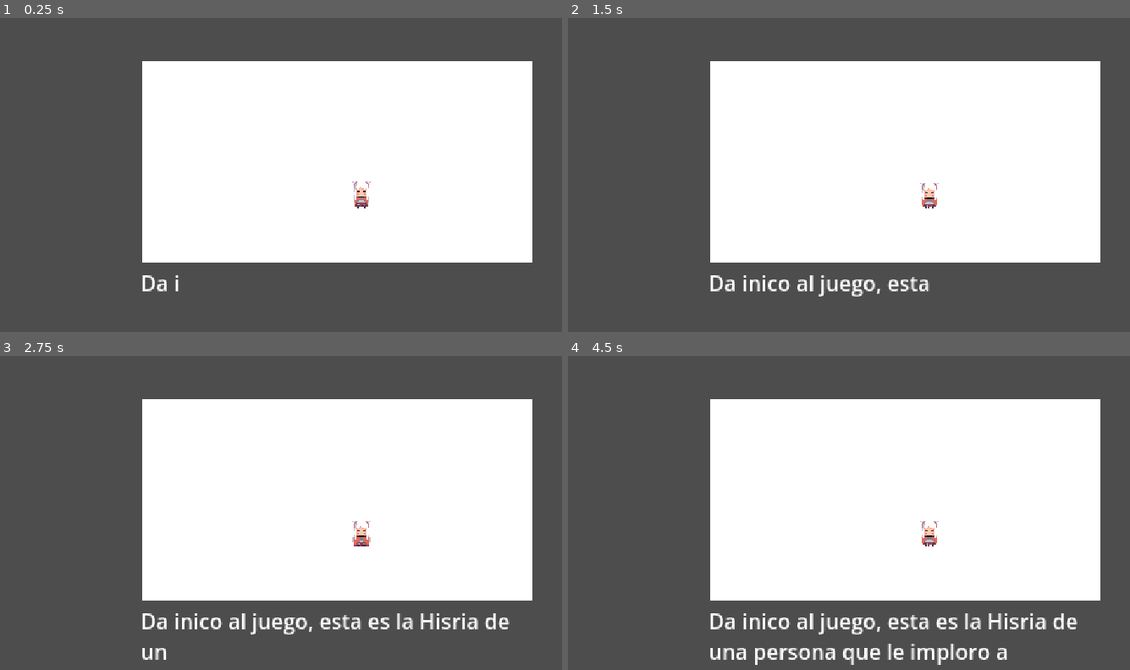
Above: before the commit, frames 1-4 (two rows, left to right).
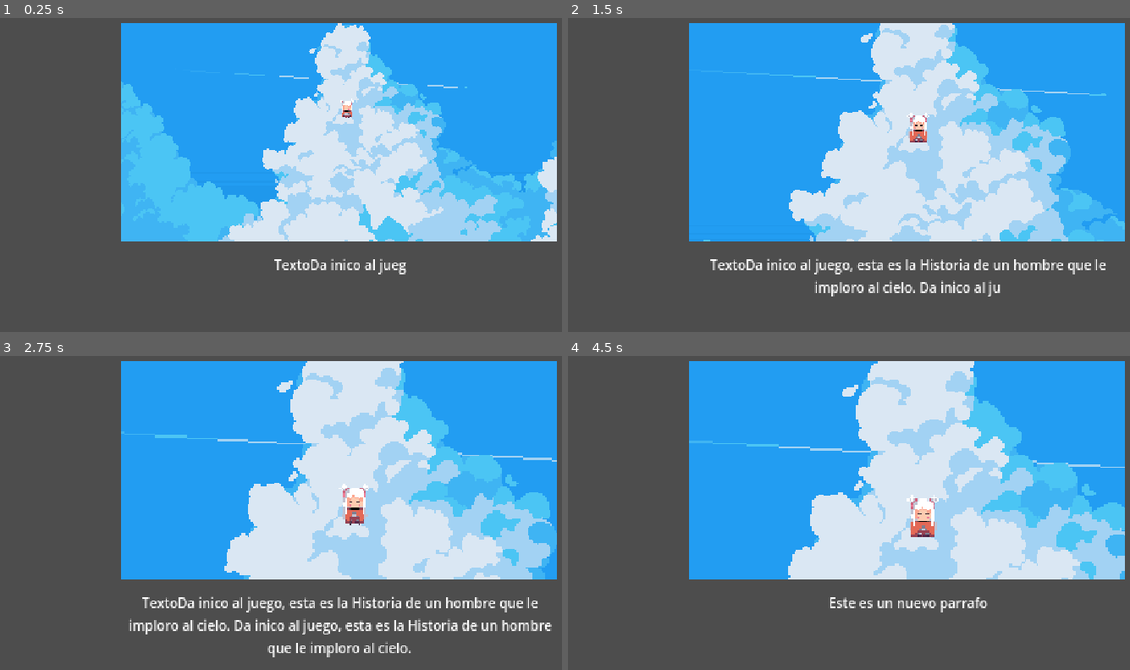
Above: after the commit, the same moments.

Repository: danielmiranda0099/jam-rayuela-2024
Game: Godot game, scene res://Levels/main.tscn
The game is run twice, just before and just after one commit, with the same random seed, the same clock (stepped at 60 frames per second) and the same inputs.
Inputs:
- Up to frame 1 (0.25 s): no input
- Up to frame 2 (1.5 s): tap Enter (ui_accept) at 0.5, 0.77 s
- Up to frame 3 (2.75 s): tap Enter (ui_accept) at 1.52 s
- Up to frame 4 (4.5 s): tap Enter (ui_accept) at 3.02, 3.77 s

The runs differ from the first frame. In frame 1, 59% of the frame differs, in the area x 21-100%, y 1-88%; in frame 2, 61%; in frame 3, 62%, in the area x 21-100%, y 1-97%; in frame 4, 61%.

Commit message:
[ADD FIX UP]

Diff:
--- a/Cinematics/open.json
+++ b/Cinematics/open.json
@@ -2,12 +2,23 @@
  "SCENE": {
     "ANIM": ["%Animation", "Idle"],
     "TEXT": [
-      "Da inico al juego, esta es la Hisria de una persona que le imploro al cielo.",
+      "Da inico al juego, esta es la Historia de un hombre que le imploro al cielo. Da inico al juego, esta es la Historia de un hombre que le imploro al cielo.",
       "Este es un nuevo parrafo"
     ],
     "EVENT": "event_finish",
+
     "ANIM_2": ["%AnimationPosition", "knight_run"],
     "EVENT_2": "event_finish",
-    "TEXT_2": ["Este Texto se reproduce solo despues de animacion"]
+
+    "TEXT_2": ["Este Texto se reproduce solo despues de animacion"],
+    "EVENT_3": "event_finish",
+
+    "TYPE": "text",
+    "TEXT_3": ["Todos los perros del vecindario empezaron a ladrar, mi familia no le dio importancia. En el notociero reportaron que el hecho ocurrio en todo el planeta,mis padres lo viero comoun hecho curioso, yo era un niño que podia saber. "],
+    "EVENT_4": "event_finish",
+
+    "TYPE_2": "cinematic",
+    "ANIM_3": ["%AnimationPosition", "knight_run"],
+    "TEXT_4": ["20 De Julio Año 202X"]
   }
 }
--- /dev/null
+++ b/Levels/cinematic_controller.tscn
@@ -0,0 +1,48 @@
+[gd_scene load_steps=3 format=3 uid="uid://dgk5ri4ljt3dr"]
+
+[ext_resource type="Script" path="res://Scripts/cinematic-controller.gd" id="1_stjcw"]
+[ext_resource type="PackedScene" uid="uid://cxo618sv13347" path="res://Levels/test-animation.tscn" id="2_uainl"]
+
+[node name="CinematicController" type="Node2D"]
+script = ExtResource("1_stjcw")
+
+[node name="AnimationViewportContainer" type="SubViewportContainer" parent="."]
+offset_left = 91.0
+offset_top = 8.0
+offset_right = 421.0
+offset_bottom = 173.0
+
+[node name="AnimationSubViewport" type="SubViewport" parent="AnimationViewportContainer"]
+unique_name_in_owner = true
+handle_input_locally = false
+canvas_item_default_texture_filter = 0
+size = Vector2i(330, 165)
+render_target_update_mode = 4
+
+[node name="Cinematic" parent="AnimationViewportContainer/AnimationSubViewport" instance=ExtResource("2_uainl")]
+
+[node name="TextContainer" type="Control" parent="."]
+layout_mode = 3
+anchors_preset = 0
+offset_left = 107.0
+offset_top = 37.0
+offset_right = 402.0
+offset_bottom = 189.0
+
+[node name="Text" type="Label" parent="TextContainer"]
+unique_name_in_owner = true
+layout_mode = 1
+anchors_preset = 12
+anchor_top = 1.0
+anchor_right = 1.0
+anchor_bottom = 1.0
+offset_left = -14.0
+offset_top = -5.0
+offset_right = 19.0
+offset_bottom = 106.0
+grow_horizontal = 2
+grow_vertical = 0
+theme_override_font_sizes/font_size = 10
+text = "Texto"
+horizontal_alignment = 1
+autowrap_mode = 2
--- a/Levels/main.tscn
+++ b/Levels/main.tscn
@@ -1,167 +1,7 @@
-[gd_scene load_steps=11 format=3 uid="uid://cd4tg0wvwdevc"]
+[gd_scene load_steps=2 format=3 uid="uid://cd4tg0wvwdevc"]
 
-[ext_resource type="Script" path="res://Scripts/animated-controller.gd" id="1_pnp5b"]
-[ext_resource type="Texture2D" uid="uid://b4qrlm5n806j4" path="res://assets/test/Girl-Sheet.png" id="2_lv83r"]
-[ext_resource type="Texture2D" uid="uid://6dnu8nowxnp3" path="res://assets/test/Run.png" id="3_rdqwx"]
-
-[sub_resource type="Animation" id="Animation_givcd"]
-resource_name = "Idle"
-loop_mode = 1
-step = 0.125
-tracks/0/type = "value"
-tracks/0/imported = false
-tracks/0/enabled = true
-tracks/0/path = NodePath(".:frame")
-tracks/0/interp = 1
-tracks/0/loop_wrap = true
-tracks/0/keys = {
-"times": PackedFloat32Array(0, 0.25, 0.5, 0.75),
-"transitions": PackedFloat32Array(1, 1, 1, 1),
-"update": 1,
-"values": [0, 1, 2, 3]
-}
-
-[sub_resource type="Animation" id="Animation_jui6p"]
-resource_name = "Knight_run"
-loop_mode = 1
-step = 0.125
-tracks/0/type = "value"
-tracks/0/imported = false
-tracks/0/enabled = true
-tracks/0/path = NodePath("../Sprite2D2:frame")
-tracks/0/interp = 1
-tracks/0/loop_wrap = true
-tracks/0/keys = {
-"times": PackedFloat32Array(0, 0.125, 0.25, 0.375, 0.5, 0.625, 0.75, 0.875),
-"transitions": PackedFloat32Array(1, 1, 1, 1, 1, 1, 1, 1),
-"update": 1,
-"values": [0, 1, 2, 3, 4, 5, 6, 7]
-}
-
-[sub_resource type="Animation" id="Animation_bbo7n"]
-length = 0.001
-tracks/0/type = "value"
-tracks/0/imported = false
-tracks/0/enabled = true
-tracks/0/path = NodePath(".:frame")
-tracks/0/interp = 1
-tracks/0/loop_wrap = true
-tracks/0/keys = {
-"times": PackedFloat32Array(0),
-"transitions": PackedFloat32Array(1),
-"update": 1,
-"values": [1]
-}
-tracks/1/type = "value"
-tracks/1/imported = false
-tracks/1/enabled = true
-tracks/1/path = NodePath("../Sprite2D2:frame")
-tracks/1/interp = 1
-tracks/1/loop_wrap = true
-tracks/1/keys = {
-"times": PackedFloat32Array(0),
-"transitions": PackedFloat32Array(1),
-"update": 1,
-"values": [0]
-}
-
-[sub_resource type="AnimationLibrary" id="AnimationLibrary_gt1rn"]
-_data = {
-"Idle": SubResource("Animation_givcd"),
-"Knight_run": SubResource("Animation_jui6p"),
-"RESET": SubResource("Animation_bbo7n")
-}
-
-[sub_resource type="Animation" id="Animation_1a2ux"]
-length = 0.001
-tracks/0/type = "value"
-tracks/0/imported = false
-tracks/0/enabled = true
-tracks/0/path = NodePath("Sprite2D2:position")
-tracks/0/interp = 1
-tracks/0/loop_wrap = true
-tracks/0/keys = {
-"times": PackedFloat32Array(0),
-"transitions": PackedFloat32Array(1),
-"update": 0,
-"values": [Vector2(-50, 124)]
-}
-
-[sub_resource type="Animation" id="Animation_ayy8c"]
-resource_name = "knight_run"
-length = 3.0
-tracks/0/type = "value"
-tracks/0/imported = false
-tracks/0/enabled = true
-tracks/0/path = NodePath("Sprite2D2:position")
-tracks/0/interp = 1
-tracks/0/loop_wrap = true
-tracks/0/keys = {
-"times": PackedFloat32Array(0, 3),
-"transitions": PackedFloat32Array(1, 1),
-"update": 0,
-"values": [Vector2(-30, 122), Vector2(247, 124)]
-}
-
-[sub_resource type="AnimationLibrary" id="AnimationLibrary_qb06h"]
-_data = {
-"RESET": SubResource("Animation_1a2ux"),
-"knight_run": SubResource("Animation_ayy8c")
-}
+[ext_resource type="PackedScene" uid="uid://dgk5ri4ljt3dr" path="res://Levels/cinematic_controller.tscn" id="1_batek"]
 
 [node name="Main" type="Node"]
 
-[node name="AnimatedController" type="Control" parent="."]
-layout_mode = 3
-anchors_preset = 0
-offset_left = 107.0
-offset_top = 37.0
-offset_right = 402.0
-offset_bottom = 189.0
-script = ExtResource("1_pnp5b")
-
-[node name="ColorRect" type="ColorRect" parent="AnimatedController"]
-layout_mode = 1
-anchors_preset = 15
-anchor_right = 1.0
-anchor_bottom = 1.0
-grow_horizontal = 2
-grow_vertical = 2
-
-[node name="Text" type="RichTextLabel" parent="AnimatedController"]
-layout_mode = 1
-anchors_preset = 12
-anchor_top = 1.0
-anchor_right = 1.0
-anchor_bottom = 1.0
-offset_left = -1.0
-offset_top = 4.0
-offset_bottom = 98.0
-grow_horizontal = 2
-grow_vertical = 0
-autowrap_mode = 2
-
-[node name="Animation" type="AnimationPlayer" parent="."]
-unique_name_in_owner = true
-root_node = NodePath("../Sprite2D")
-libraries = {
-"": SubResource("AnimationLibrary_gt1rn")
-}
-
-[node name="AnimationPosition" type="AnimationPlayer" parent="."]
-unique_name_in_owner = true
-libraries = {
-"": SubResource("AnimationLibrary_qb06h")
-}
-
-[node name="Sprite2D" type="Sprite2D" parent="."]
-position = Vector2(273, 136)
-texture = ExtResource("2_lv83r")
-hframes = 44
-frame = 1
-
-[node name="Sprite2D2" type="Sprite2D" parent="."]
-position = Vector2(-50, 124)
-texture = ExtResource("3_rdqwx")
-hframes = 2
-vframes = 4
+[node name="CinematicController" parent="." instance=ExtResource("1_batek")]
--- /dev/null
+++ b/Levels/test-animation.tscn
@@ -0,0 +1,248 @@
+[gd_scene load_steps=17 format=3 uid="uid://cxo618sv13347"]
+
+[ext_resource type="Texture2D" uid="uid://ytn4l7w31v1y" path="res://assets/test/Clouds 1/1.png" id="1_dkfkv"]
+[ext_resource type="Texture2D" uid="uid://dx2gmhhoo6t47" path="res://assets/test/Clouds 1/2.png" id="2_b7e6m"]
+[ext_resource type="Texture2D" uid="uid://btol802pwjqr2" path="res://assets/test/Clouds 1/3.png" id="3_h2k5j"]
+[ext_resource type="Texture2D" uid="uid://dwlp0u5ue8ve1" path="res://assets/test/Clouds 1/4.png" id="4_3irdg"]
+[ext_resource type="Texture2D" uid="uid://b4qrlm5n806j4" path="res://assets/test/Girl-Sheet.png" id="5_agup0"]
+[ext_resource type="Texture2D" uid="uid://6dnu8nowxnp3" path="res://assets/test/Run.png" id="6_mm8df"]
+
+[sub_resource type="Animation" id="Animation_givcd"]
+resource_name = "Idle"
+loop_mode = 1
+step = 0.125
+tracks/0/type = "value"
+tracks/0/imported = false
+tracks/0/enabled = true
+tracks/0/path = NodePath(".:frame")
+tracks/0/interp = 1
+tracks/0/loop_wrap = true
+tracks/0/keys = {
+"times": PackedFloat32Array(0, 0.25, 0.5, 0.75),
+"transitions": PackedFloat32Array(1, 1, 1, 1),
+"update": 1,
+"values": [0, 1, 2, 3]
+}
+
+[sub_resource type="Animation" id="Animation_jui6p"]
+resource_name = "Knight_run"
+loop_mode = 1
+step = 0.125
+tracks/0/type = "value"
+tracks/0/imported = false
+tracks/0/enabled = true
+tracks/0/path = NodePath("../Knight:frame")
+tracks/0/interp = 1
+tracks/0/loop_wrap = true
+tracks/0/keys = {
+"times": PackedFloat32Array(0, 0.125, 0.25, 0.375, 0.5, 0.625, 0.75, 0.875),
+"transitions": PackedFloat32Array(1, 1, 1, 1, 1, 1, 1, 1),
+"update": 1,
+"values": [0, 1, 2, 3, 4, 5, 6, 7]
+}
+
+[sub_resource type="Animation" id="Animation_bbo7n"]
+length = 0.001
+tracks/0/type = "value"
+tracks/0/imported = false
+tracks/0/enabled = true
+tracks/0/path = NodePath(".:frame")
+tracks/0/interp = 1
+tracks/0/loop_wrap = true
+tracks/0/keys = {
+"times": PackedFloat32Array(0),
+"transitions": PackedFloat32Array(1),
+"update": 1,
+"values": [1]
+}
+tracks/1/type = "value"
+tracks/1/imported = false
+tracks/1/enabled = true
+tracks/1/path = NodePath("../Knight:frame")
+tracks/1/interp = 1
+tracks/1/loop_wrap = true
+tracks/1/keys = {
+"times": PackedFloat32Array(0),
+"transitions": PackedFloat32Array(1),
+"update": 1,
+"values": [0]
+}
+
+[sub_resource type="AnimationLibrary" id="AnimationLibrary_gt1rn"]
+_data = {
+"Idle": SubResource("Animation_givcd"),
+"Knight_run": SubResource("Animation_jui6p"),
+"RESET": SubResource("Animation_bbo7n")
+}
+
+[sub_resource type="Animation" id="Animation_1a2ux"]
+length = 0.001
+tracks/0/type = "value"
+tracks/0/imported = false
+tracks/0/enabled = true
+tracks/0/path = NodePath("Knight:position")
+tracks/0/interp = 1
+tracks/0/loop_wrap = true
+tracks/0/keys = {
+"times": PackedFloat32Array(0),
+"transitions": PackedFloat32Array(1),
+"update": 0,
+"values": [Vector2(-33, 72)]
+}
+
+[sub_resource type="Animation" id="Animation_ayy8c"]
+resource_name = "knight_run"
+length = 3.0
+tracks/0/type = "value"
+tracks/0/imported = false
+tracks/0/enabled = true
+tracks/0/path = NodePath("Knight:position")
+tracks/0/interp = 1
+tracks/0/loop_wrap = true
+tracks/0/keys = {
+"times": PackedFloat32Array(0, 3),
+"transitions": PackedFloat32Array(1, 1),
+"update": 0,
+"values": [Vector2(-54, 76), Vector2(241, 123)]
+}
+
+[sub_resource type="AnimationLibrary" id="AnimationLibrary_qb06h"]
+_data = {
+"RESET": SubResource("Animation_1a2ux"),
+"knight_run": SubResource("Animation_ayy8c")
+}
+
+[sub_resource type="Animation" id="Animation_bj06e"]
+length = 0.001
+tracks/0/type = "value"
+tracks/0/imported = false
+tracks/0/enabled = true
+tracks/0/path = NodePath("Camera2D:position")
+tracks/0/interp = 1
+tracks/0/loop_wrap = true
+tracks/0/keys = {
+"times": PackedFloat32Array(0),
+"transitions": PackedFloat32Array(1),
+"update": 0,
+"values": [Vector2(256, 147)]
+}
+tracks/1/type = "value"
+tracks/1/imported = false
+tracks/1/enabled = true
+tracks/1/path = NodePath("Camera2D:zoom")
+tracks/1/interp = 1
+tracks/1/loop_wrap = true
+tracks/1/keys = {
+"times": PackedFloat32Array(0),
+"transitions": PackedFloat32Array(1),
+"update": 0,
+"values": [Vector2(1, 1)]
+}
+
+[sub_resource type="Animation" id="Animation_t84tc"]
+resource_name = "camera"
+length = 3.0
+tracks/0/type = "value"
+tracks/0/imported = false
+tracks/0/enabled = true
+tracks/0/path = NodePath("Camera2D:position")
+tracks/0/interp = 1
+tracks/0/loop_wrap = true
+tracks/0/keys = {
+"times": PackedFloat32Array(0, 3),
+"transitions": PackedFloat32Array(1, 1),
+"update": 0,
+"values": [Vector2(256, 147), Vector2(256, 115)]
+}
+tracks/1/type = "value"
+tracks/1/imported = false
+tracks/1/enabled = true
+tracks/1/path = NodePath("Camera2D:zoom")
+tracks/1/interp = 1
+tracks/1/loop_wrap = true
+tracks/1/keys = {
+"times": PackedFloat32Array(0, 0.8, 1.8, 3),
+"transitions": PackedFloat32Array(1, 1, 1, 1),
+"update": 0,
+"values": [Vector2(1, 1), Vector2(1.5, 1.5), Vector2(1.9, 1.9), Vector2(2.5, 2.5)]
+}
+
+[sub_resource type="AnimationLibrary" id="AnimationLibrary_8snu8"]
+_data = {
+"RESET": SubResource("Animation_bj06e"),
+"camera": SubResource("Animation_t84tc")
+}
+
+[node name="Node2D" type="Node2D"]
+
+[node name="1" type="Sprite2D" parent="."]
+position = Vector2(251.36, 149.24)
+scale = Vector2(0.6, 0.6)
+texture = ExtResource("1_dkfkv")
+
+[node name="2" type="Sprite2D" parent="."]
+position = Vector2(251.36, 149.24)
+scale = Vector2(0.6, 0.6)
+texture = ExtResource("2_b7e6m")
+
+[node name="3" type="Sprite2D" parent="."]
+position = Vector2(251.36, 149.24)
+scale = Vector2(0.6, 0.6)
+texture = ExtResource("3_h2k5j")
+
+[node name="4" type="Sprite2D" parent="."]
+position = Vector2(251.36, 149.24)
+scale = Vector2(0.6, 0.6)
+texture = ExtResource("4_3irdg")
+
+[node name="Camera2D" type="Camera2D" parent="."]
+position = Vector2(256, 147)
+
+[node name="ColorRect" type="ColorRect" parent="Camera2D"]
+visible = false
+anchors_preset = 8
+anchor_left = 0.5
+anchor_top = 0.5
+anchor_right = 0.5
+anchor_bottom = 0.5
+offset_left = -165.0
+offset_top = -82.5
+offset_right = 165.0
+offset_bottom = 82.5
+grow_horizontal = 2
+grow_vertical = 2
+color = Color(0.407843, 1, 0.537255, 0.317647)
+
+[node name="Animation" type="AnimationPlayer" parent="."]
+unique_name_in_owner = true
+root_node = NodePath("../Girl")
+autoplay = "Idle"
+libraries = {
+"": SubResource("AnimationLibrary_gt1rn")
+}
+
+[node name="AnimationPosition" type="AnimationPlayer" parent="."]
+unique_name_in_owner = true
+libraries = {
+"": SubResource("AnimationLibrary_qb06h")
+}
+
+[node name="AnimationCamera" type="AnimationPlayer" parent="."]
+autoplay = "camera"
+libraries = {
+"": SubResource("AnimationLibrary_8snu8")
+}
+
+[node name="Girl" type="Sprite2D" parent="."]
+position = Vector2(261, 128)
+scale = Vector2(0.6, 0.6)
+texture = ExtResource("5_agup0")
+hframes = 44
+frame = 1
+
+[node name="Knight" type="Sprite2D" parent="."]
+position = Vector2(-33, 72)
+scale = Vector2(0.6, 0.6)
+texture = ExtResource("6_mm8df")
+hframes = 2
+vframes = 4
--- a/Scripts/animated-controller.gd
+++ b/Scripts/cinematic-controller.gd
@@ -1,4 +1,4 @@
-extends Control
+extends Node
 
 signal ui_accept_next
 signal event_finish
@@ -21,7 +21,15 @@
 		return
 
 	for item in data["SCENE"]:
+		print(item)
 		if not history_scene.has(item):
+			if(item.contains("TYPE") and $AnimationViewportContainer.visible == true):
+				$AnimationViewportContainer.visible = false
+				%Text.position = Vector2(-14, 35)
+			if(item.contains("TYPE") and data["SCENE"][item] == "cinematic" and $AnimationViewportContainer.visible == false):
+				$AnimationViewportContainer.visible = true
+				%Text.position = Vector2(-14, 147)
+
 			if(item.contains("ANIM")):
 				animation_controller(data["SCENE"][item])
 
@@ -31,11 +39,13 @@
 			if(item.contains("EVENT")):
 				await event_finish
 
+
+
 		history_scene.append(item)
 	played_scene = true
 
 func animation_controller(data_animation):
-	var animation = get_node(data_animation[0]) as AnimationPlayer
+	var animation = get_node("AnimationViewportContainer/AnimationSubViewport/Cinematic/"+data_animation[0]) as AnimationPlayer
 	animation.play(data_animation[1])
 	await animation.animation_finished
 	event_finish.emit()
@@ -43,11 +53,12 @@
 func text_typing_controller(texts):
 	for text in texts:
 		for letter in text:
-			$Text.text += letter
-			await get_tree().create_timer(0.05).timeout
+			%Text.text += letter
+			# await get_tree().create_timer(0.05).timeout
+			await get_tree().create_timer(0.01).timeout
 
 		await ui_accept_next
-		$Text.text = ""
+		%Text.text = ""
 		await get_tree().create_timer(0.5).timeout
 	event_finish.emit()
 
--- /dev/null
+++ b/Scripts/main.gd
@@ -0,0 +1,6 @@
+extends Node
+
+var knight
+
+func _ready():
+  $Cinematic/AnimationPosition.play("knight_run")
--- a/project.godot
+++ b/project.godot
@@ -26,6 +26,7 @@
 window/size/window_width_override=800
 window/size/window_height_override=600
 window/stretch/mode="viewport"
+window/defaults/default_clear_color="000000"
 
 [rendering]
 
Binary file added: assets/Screenshot from 2024-05-09 22-52-05.png
Not shown, added: assets/Screenshot from 2024-05-09 22-52-05.png.import
Binary file added: assets/test/Clouds 1/1.png
Not shown, added: assets/test/Clouds 1/1.png.import
Binary file added: assets/test/Clouds 1/2.png
Not shown, added: assets/test/Clouds 1/2.png.import
Binary file added: assets/test/Clouds 1/3.png
Not shown, added: assets/test/Clouds 1/3.png.import
Binary file added: assets/test/Clouds 1/4.png
Not shown, added: assets/test/Clouds 1/4.png.import
